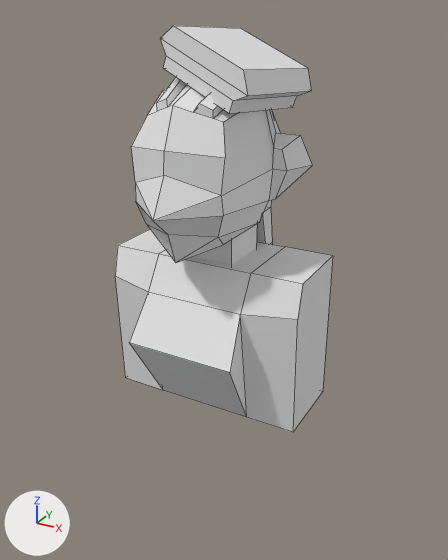
Renders of the FBX model Assets/Art/MG_3D/meshes/girl.fbx from each side of a commit.
Camera for both pictures: a 50 mm lens placed at (0.00966, -0.01641, 0.01275), pointed at (0.00027, 0.00067, 0.00421). The lights are fixed; the arrows at lower left show +X, +Y and +Z. The picture after the commit comes second. Mesh edges are drawn as thin lines. Where no turn or scale is listed for an object, it has been applied to the vertices.
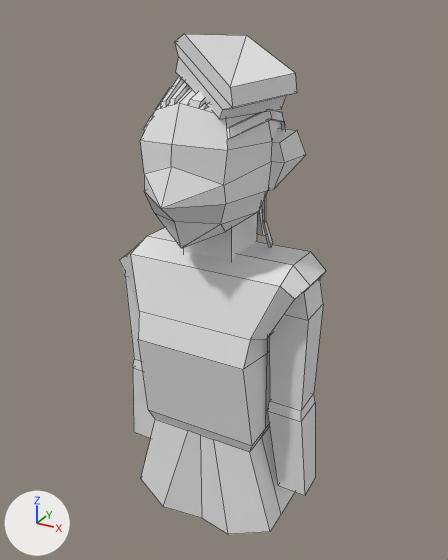
Changed parts and their boxes (x1, y1, x2, y2) in the pictures (448 x 560 px):
'pCube5', added
    after: (120, 228, 326, 534)
'pCube3', deleted
    before: (115, 229, 333, 432)
'pCube1', reshaped, moved, rescaled
    before: (131, 77, 312, 263)
    after: (140, 76, 306, 248)
'pCube4', reshaped, moved, turned, rescaled
    before: (160, 26, 311, 114)
    after: (175, 34, 297, 119)
'pCube8', added
    after: (267, 278, 323, 496)
'pCube7', added
    after: (125, 275, 155, 438)
part 2 of me_mesh, cut back
    before: (131, 77, 280, 244)
    after: (141, 76, 285, 248)

Edits to the bpy script that builds the scene:
```text
Change me_mesh_003:
    used by ob_pcube4; location = (0.00066, 0.00107, 0.01091); rotation_euler = (1.545, 0.182, -0.187), in degrees (89, 10, -11); scale = (0.00308, 0.00308, 0.00308)
    remove me_mesh_003.from_pydata(...)  # 16 vertices, 14 faces; spans x -0.57..0.663, y -0.209..0.362, z -0.331..0.677
    add me_mesh_003.from_pydata(...)  # 16 vertices, 15 faces; spans x -0.569..0.664, y -0.209..0.43, z -0.328..0.68
    me_mesh_003 part 1: the whole mesh is rebuilt
Change me_mesh:
    used by ob_pcube1; location = (0.0, 0.00035, 0.00559); rotation_euler = (1.571, 0.0, 0.0), in degrees (90, 0, 0); scale = (0.00458, 0.0055, 0.00552)
    remove me_mesh.from_pydata(...)  # 127 vertices, 124 faces; spans x -0.65..0.65, y -0.87..1.0, z -0.52..0.6
    add me_mesh.from_pydata(...)  # 221 vertices, 210 faces; spans x -0.63..0.63, y -0.08..1.02, z -0.54..0.6
    me_mesh part 2
    74 vertices are removed from x -0.36..0.36, y -0.87..1.0, z -0.52..0.36
    86 faces are deleted
    4 vertices move from x -0.65..0.65, y 0.5, z -0.41..-0.19 to x -0.63..0.63, y 0.5..0.52, z -0.41..-0.19
    168 vertices are added at x -0.46..0.46, y -0.08..1.02, z -0.54..0.36
    172 new faces join them
Add me_mesh_005:
    me_mesh_005.from_pydata(...)  # 20 vertices, 18 faces; spans x -0.00137..0.00019, y -0.00067..0.00067, z -0.00715..0.00085
    me_mesh_005.materials.append(mat_openpbr_shader1)  # white #e7e7e7
Add me_mesh_003_1:
    me_mesh_003_1.from_pydata(...)  # 61 vertices, 54 faces; spans x -0.00339..0.00339, y -0.00341..0.00032, z -0.00628..0.00442
    me_mesh_003_1.materials.append(mat_openpbr_shader1)  # white #e7e7e7
Add me_mesh_004:
    me_mesh_004.from_pydata(...)  # 20 vertices, 18 faces; spans x -0.00019..0.00137, y -0.00067..0.00067, z -0.00715..0.00085
    me_mesh_004.materials.append(mat_openpbr_shader1)  # white #e7e7e7
Remove ob_pcube3:
    ob_pcube3 = bpy.data.objects.new('pCube3', me_mesh_002)
    ob_pcube3.location = (0.0, 0.00045, -0.00029)
Change ob_pcube4:
    ob_pcube4.location: (0.00066, 0.00107, 0.01091) -> (0.00085, 0.00069, 0.01083)
    ob_pcube4.rotation_euler: (1.545, 0.182, -0.187) -> (1.63, 0.301, -0.321)  # degrees (89, 10, -11) -> degrees (93, 17, -18)
    ob_pcube4.scale: (0.00308, 0.00308, 0.00308) -> (0.0025, 0.0025, 0.0025)
Change ob_pcube1:
    ob_pcube1.location: (0.0, 0.00035, 0.00559) -> (0.0, 0.00055, 0.00595)
    ob_pcube1.scale: (0.00458, 0.0055, 0.00552) -> (0.00427, 0.00513, 0.00515)
Add ob_pcube8:
    ob_pcube8 = bpy.data.objects.new('pCube8', me_mesh_005)
    ob_pcube8.location = (0.00365, 0.0007, 0.00387)
Add ob_pcube5:
    ob_pcube5 = bpy.data.objects.new('pCube5', me_mesh_003_1)
    ob_pcube5.location = (0.0001, 0.00197, 0.00096)
Add ob_pcube7:
    ob_pcube7 = bpy.data.objects.new('pCube7', me_mesh_004)
    ob_pcube7.location = (-0.00349, 0.0007, 0.00387)
```
